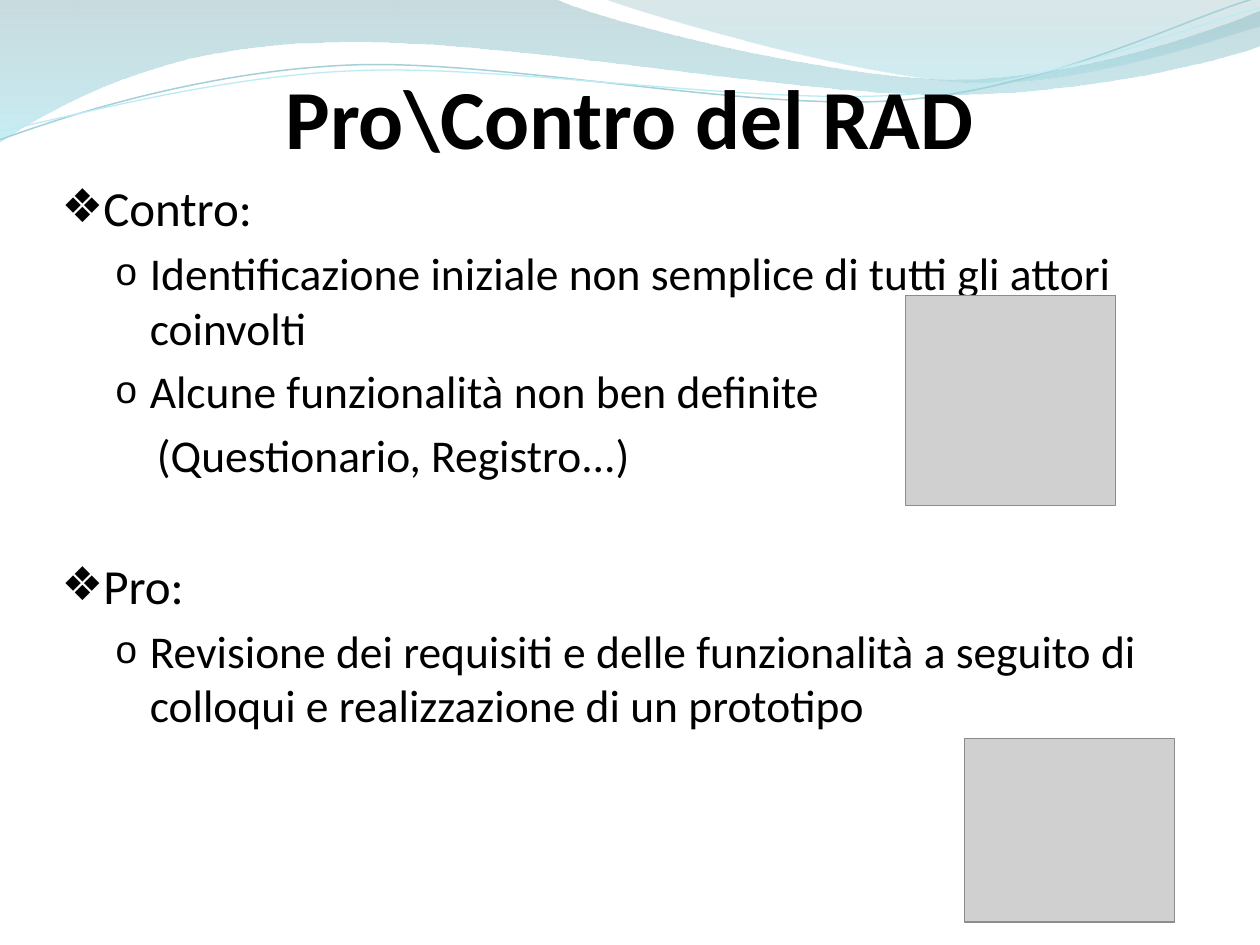
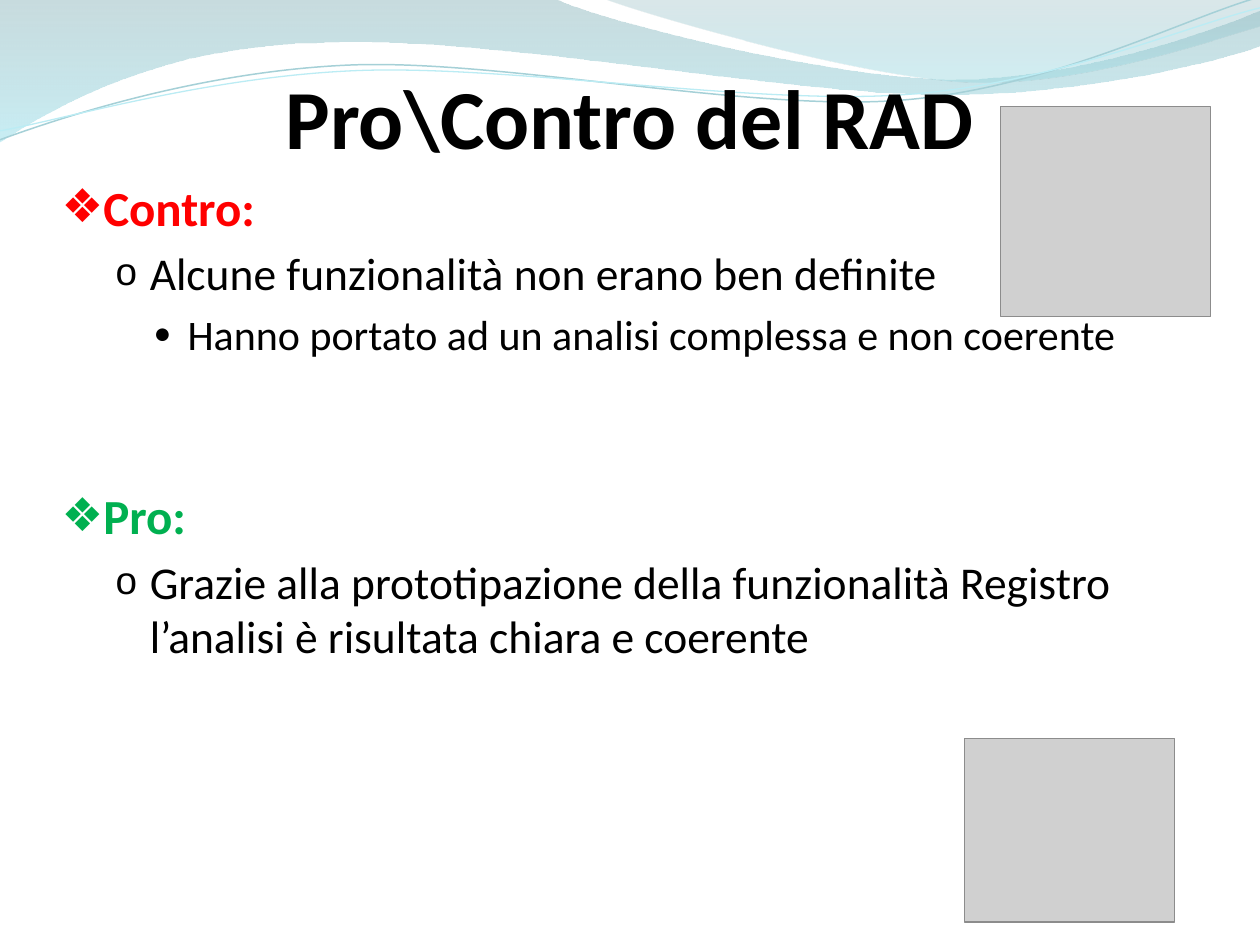
Before and after one commit to ammirate/at-silo, a slide deck: slide 8 of Presentazione/Atsilo3/Atsilo_H_PresentazioneFinale.pptx. Drawn at 1260x945 pixels with LibreOffice and Linux fonts; fonts in the diff are those of the drawing; grey boxes stand for pictures. Boxes give left, top, right and bottom in pixels: in the first picture for what was removed or moved away, otherwise in the second. Text is boxed around its words. In the diff, an @@ line names an element or a change of style, - is before the commit and + after.

```diff
--- a/Presentazione/Atsilo3/Atsilo_H_PresentazioneFinale.pptx
+++ b/Presentazione/Atsilo3/Atsilo_H_PresentazioneFinale.pptx
@@ picture moved from (x1=906, y1=295, x2=1116, y2=505) to (x1=1000, y1=107, x2=1211, y2=318) @@
@@ text at (x1=103, y1=194, x2=255, y2=535): text colour #000000 to #FF0000 in "Contro:"; bold on in "Contro:", "Pro:"; text colour #000000 to #00B050 in "Pro:" @@
@@ text at (x1=150, y1=258, x2=1115, y2=357): text changed; size 26 to 24 pt @@
-  o Identificazione iniziale non semplice di tutti gli attori coinvolti
-  o Alcune funzionalità non ben definite
-  (Questionario, Registro...)
+  o Alcune funzionalità non erano ben definite
+    ● Hanno portato ad un analisi complessa e non coerente
@@ text at (x1=150, y1=567, x2=1110, y2=654): text changed @@
-  o Revisione dei requisiti e delle funzionalità a seguito di colloqui e realizzazione di un prototipo
+  o Grazie alla prototipazione della funzionalità Registro l’analisi è risultata chiara e coerente
```
Also in this commit, not shown: 8 other slides changed, 5 slides added, 1 slide removed.
